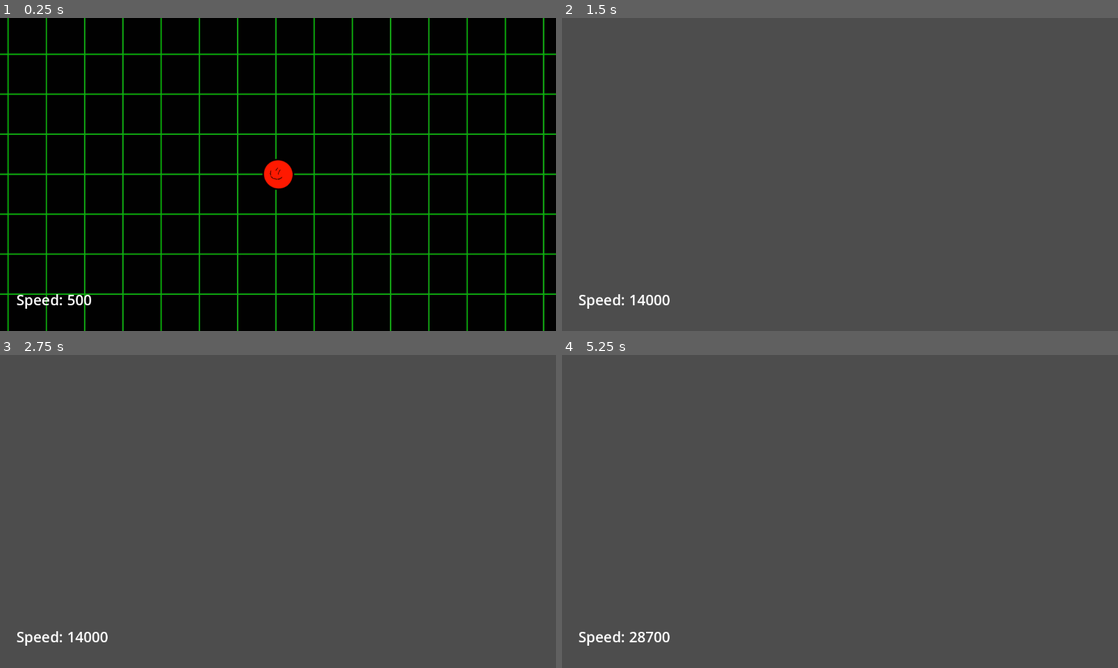
Above: before the commit, frames 1-4 (two rows, left to right).
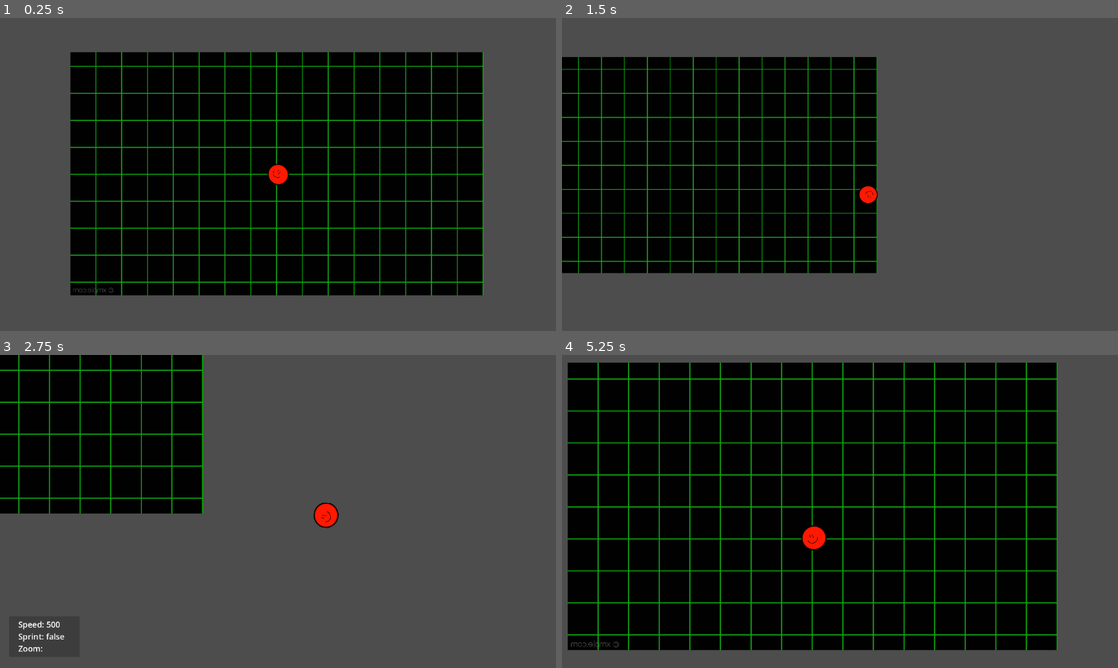
Above: after the commit, the same moments.

Repository: Beemp3-dev/top-down-game
Game: Godot game, scene res://Game.tscn
The game is run twice, just before and just after one commit, with the same random seed, the same clock (stepped at 60 frames per second) and the same inputs.
Inputs (mouse positions are in pixels of both pictures, inside the frame that each line leads up to):
- Up to frame 1 (0.25 s): no input
- Up to frame 2 (1.5 s): tap Enter at 0.5 s; move the mouse to (962, 158) at 0.52 s; hold D (right) 0.53-1.28 s; hold Shift (sprint) 0.53-1.28 s; tap Mouse wheel down (scroll down, bound only after the commit) at 0.8, 1.35 s; move the mouse to (728, 190) at 1.27 s; hold S (down) from 1.28 s (still down)
- Up to frame 3 (2.75 s): tap Mouse wheel up (scroll up, bound only after the commit) at 1.55, 2.1 s; move the mouse to (333, 442) at 2.02 s; release S (down) at 2.03 s; hold D (right) from 2.03 s (still down); tap Tab (toggle info, bound only after the commit) at 2.3 s
- Up to frame 4 (5.25 s): move the mouse to (812, 574) at 2.77 s; release D (right) at 2.78 s; hold W (up) 2.78-3.53 s; tap Tab (toggle info, bound only after the commit) at 2.85 s; tap Shift (sprint) at 3.05 s; move the mouse to (1006, 558) at 3.52 s; hold Shift (sprint) 3.53-4.28 s; hold A (left) 3.53-5.03 s; tap Mouse wheel down (scroll down, bound only after the commit) at 3.8, 4.35 s; move the mouse to (673, 464) at 4.27 s; tap Mouse wheel up (scroll up, bound only after the commit) at 4.55, 5.1 s; move the mouse to (867, 511) at 5.02 s; hold S (down) from 5.03 s (still down)

The runs differ from the first frame. In frame 1, 52% of the frame differs, in the area x 0-100%, y 0-100%; in frame 2, 39%; in frame 3, 19%; in frame 4, 81%, in the area x 1-90%, y 2-95%.

Commit message:
added zoom, infochart, finished sprinting, and refined gamepad controls

Diff:
--- a/Game.tscn
+++ b/Game.tscn
@@ -1,15 +1,25 @@
-[gd_scene load_steps=7 format=3 uid="uid://85exjavna63y"]
+[gd_scene load_steps=10 format=3 uid="uid://85exjavna63y"]
 
 [ext_resource type="Texture2D" uid="uid://1qcn1x1bukst" path="res://grids-neon-green-aesthetic-0ssuffio4ucj9o0x.jpg" id="1_u44n3"]
 [ext_resource type="Script" uid="uid://be1trbsiaigrg" path="res://player.gd" id="2_sb48q"]
 [ext_resource type="Texture2D" uid="uid://caybwa21g4d8l" path="res://Player.png" id="3_t88pq"]
 [ext_resource type="Script" uid="uid://dqkgg1es1clrj" path="res://info chart.gd" id="4_sb48q"]
+[ext_resource type="Script" uid="uid://bbvne0diyttkt" path="res://camera zoom.gd" id="4_t88pq"]
 
 [sub_resource type="CircleShape2D" id="CircleShape2D_r0x5m"]
 radius = 33.0606
 
 [sub_resource type="LabelSettings" id="LabelSettings_t88pq"]
 font_size = 30
+shadow_size = 0
+
+[sub_resource type="Gradient" id="Gradient_t88pq"]
+offsets = PackedFloat32Array(0)
+colors = PackedColorArray(0.172833, 0.172833, 0.172833, 0.466667)
+
+[sub_resource type="GradientTexture2D" id="GradientTexture2D_r0x5m"]
+gradient = SubResource("Gradient_t88pq")
+fill_from = Vector2(0, 1)
 
 [node name="Node2D" type="Node2D"]
 
@@ -28,17 +38,31 @@
 texture = ExtResource("3_t88pq")
 
 [node name="Camera2D" type="Camera2D" parent="Player"]
+zoom = Vector2(0.675, 0.675)
 position_smoothing_enabled = true
 position_smoothing_speed = 3.5
+script = ExtResource("4_t88pq")
 
 [node name="CanvasLayer" type="CanvasLayer" parent="."]
 
 [node name="Label" type="Label" parent="CanvasLayer"]
-offset_left = 34.0
-offset_top = 562.0
-offset_right = 167.0
-offset_bottom = 626.0
+offset_left = 38.0
+offset_top = 546.0
+offset_right = 171.0
+offset_bottom = 678.0
+scale = Vector2(0.554303, 0.554303)
 mouse_default_cursor_shape = 2
-text = "speed"
+text = "Speed:
+Sprint:
+Zoom:"
 label_settings = SubResource("LabelSettings_t88pq")
 script = ExtResource("4_sb48q")
+
+[node name="TextureRect" type="TextureRect" parent="CanvasLayer/Label"]
+show_behind_parent = true
+layout_mode = 0
+offset_left = -35.0
+offset_top = -9.0
+offset_right = 230.0
+offset_bottom = 142.0
+texture = SubResource("GradientTexture2D_r0x5m")
--- /dev/null
+++ b/camera zoom.gd
@@ -0,0 +1,15 @@
+extends Camera2D
+
+const maxzoom = 1.2
+const minzoom = 0.6
+
+func _process(_delta: float) -> void:
+	if Input.is_action_just_pressed("scroll up"):
+		zoom += Vector2(0.1, 0.1)
+	elif Input.is_action_just_pressed("scroll down"):
+		zoom -= Vector2(0.1, 0.1)
+
+	if zoom > Vector2(maxzoom, maxzoom):
+		zoom = Vector2(maxzoom, maxzoom)
+	elif zoom < Vector2(minzoom, minzoom):
+		zoom = Vector2(minzoom, minzoom)
--- a/info chart.gd
+++ b/info chart.gd
@@ -1,6 +1,17 @@
 extends Label
 
+var toggleinfo = false
 @onready var label: Label = $"."
 
 func _process(_delta: float) -> void:
-	label.text = ("Speed: " + str(Player.speed))
+	label.text = (
+	"Speed: " + str(Player.speed) + "
+	Sprint: " + str(Input.is_action_pressed("sprint")) + "
+	Zoom: ")
+
+	if Input.is_action_just_pressed("toggle info"):
+		if toggleinfo == false:
+			toggleinfo = true
+		elif toggleinfo == true:
+			toggleinfo = false
+	visible = toggleinfo
--- a/player.gd
+++ b/player.gd
@@ -1,15 +1,14 @@
 extends CharacterBody2D
 
 var speed = 500
-var sprint = 0
+var sprint = 300
 func _physics_process(_delta):
-	speed += sprint
 	if Input.is_action_pressed("sprint"):
-		sprint = 300
+		speed = 500
+		speed += sprint
 	else:
-		sprint = 0
-	@warning_ignore("shadowed_variable_base_class")
-	var velocity = Vector2.ZERO
+		speed = 500
+	velocity = Vector2.ZERO
 	velocity.x = Input.get_action_strength("right") - Input.get_action_strength("left")
 	velocity.y = Input.get_action_strength("down") - Input.get_action_strength("up")
 	velocity = velocity.normalized() * speed
--- a/project.godot
+++ b/project.godot
@@ -28,28 +28,24 @@
 up={
 "deadzone": 0.2,
 "events": [Object(InputEventKey,"resource_local_to_scene":false,"resource_name":"","device":-1,"window_id":0,"alt_press …(192 unchanged characters)…
-, Object(InputEventKey,"resource_local_to_scene":false,"resource_name":"","device":-1,"window_id":0,"alt_pressed":false,"shift_pressed":false,"ctrl_pressed":false,"meta_pressed":false,"pressed":false,"keycode":0,"physical_keycode":4194320,"key_label":0,"unicode":0,"location":0,"echo":false,"script":null)
 , Object(InputEventJoypadMotion,"resource_local_to_scene":false,"resource_name":"","device":-1,"axis":1,"axis_value":-1.0,"script":null)
 ]
 }
 down={
 "deadzone": 0.2,
 "events": [Object(InputEventKey,"resource_local_to_scene":false,"resource_name":"","device":-1,"window_id":0,"alt_press …(192 unchanged characters)…
-, Object(InputEventKey,"resource_local_to_scene":false,"resource_name":"","device":-1,"window_id":0,"alt_pressed":false,"shift_pressed":false,"ctrl_pressed":false,"meta_pressed":false,"pressed":false,"keycode":0,"physical_keycode":4194322,"key_label":0,"unicode":0,"location":0,"echo":false,"script":null)
 , Object(InputEventJoypadMotion,"resource_local_to_scene":false,"resource_name":"","device":-1,"axis":1,"axis_value":1.0,"script":null)
 ]
 }
 left={
 "deadzone": 0.2,
 "events": [Object(InputEventKey,"resource_local_to_scene":false,"resource_name":"","device":-1,"window_id":0,"alt_press …(191 unchanged characters)…
-, Object(InputEventKey,"resource_local_to_scene":false,"resource_name":"","device":-1,"window_id":0,"alt_pressed":false,"shift_pressed":false,"ctrl_pressed":false,"meta_pressed":false,"pressed":false,"keycode":0,"physical_keycode":4194319,"key_label":0,"unicode":0,"location":0,"echo":false,"script":null)
 , Object(InputEventJoypadMotion,"resource_local_to_scene":false,"resource_name":"","device":-1,"axis":0,"axis_value":-1.0,"script":null)
 ]
 }
 right={
 "deadzone": 0.2,
 "events": [Object(InputEventKey,"resource_local_to_scene":false,"resource_name":"","device":-1,"window_id":0,"alt_press …(192 unchanged characters)…
-, Object(InputEventKey,"resource_local_to_scene":false,"resource_name":"","device":-1,"window_id":0,"alt_pressed":false,"shift_pressed":false,"ctrl_pressed":false,"meta_pressed":false,"pressed":false,"keycode":0,"physical_keycode":4194321,"key_label":0,"unicode":0,"location":0,"echo":false,"script":null)
 , Object(InputEventJoypadMotion,"resource_local_to_scene":false,"resource_name":"","device":-1,"axis":0,"axis_value":1.0,"script":null)
 ]
 }
@@ -60,6 +56,26 @@
 , Object(InputEventJoypadButton,"resource_local_to_scene":false,"resource_name":"","device":-1,"button_index":7,"pressure":0.0,"pressed":false,"script":null)
 ]
 }
+"scroll up"={
+"deadzone": 0.2,
+"events": [Object(InputEventMouseButton,"resource_local_to_scene":false,"resource_name":"","device":-1,"window_id":0,"alt_pressed":false,"shift_pressed":false,"ctrl_pressed":false,"meta_pressed":false,"button_mask":0,"position":Vector2(0, 0),"global_position":Vector2(0, 0),"factor":1.0,"button_index":4,"canceled":false,"pressed":false,"double_click":false,"script":null)
+, Object(InputEventKey,"resource_local_to_scene":false,"resource_name":"","device":-1,"window_id":0,"alt_pressed":false,"shift_pressed":false,"ctrl_pressed":false,"meta_pressed":false,"pressed":false,"keycode":0,"physical_keycode":4194320,"key_label":0,"unicode":0,"location":0,"echo":false,"script":null)
+, Object(InputEventJoypadButton,"resource_local_to_scene":false,"resource_name":"","device":-1,"button_index":10,"pressure":0.0,"pressed":false,"script":null)
+]
+}
+"scroll down"={
+"deadzone": 0.2,
+"events": [Object(InputEventMouseButton,"resource_local_to_scene":false,"resource_name":"","device":-1,"window_id":0,"alt_pressed":false,"shift_pressed":false,"ctrl_pressed":false,"meta_pressed":false,"button_mask":0,"position":Vector2(0, 0),"global_position":Vector2(0, 0),"factor":1.0,"button_index":5,"canceled":false,"pressed":false,"double_click":false,"script":null)
+, Object(InputEventKey,"resource_local_to_scene":false,"resource_name":"","device":-1,"window_id":0,"alt_pressed":false,"shift_pressed":false,"ctrl_pressed":false,"meta_pressed":false,"pressed":false,"keycode":0,"physical_keycode":4194322,"key_label":0,"unicode":0,"location":0,"echo":false,"script":null)
+, Object(InputEventJoypadButton,"resource_local_to_scene":false,"resource_name":"","device":-1,"button_index":9,"pressure":0.0,"pressed":false,"script":null)
+]
+}
+"toggle info"={
+"deadzone": 0.2,
+"events": [Object(InputEventKey,"resource_local_to_scene":false,"resource_name":"","device":-1,"window_id":0,"alt_pressed":false,"shift_pressed":false,"ctrl_pressed":false,"meta_pressed":false,"pressed":false,"keycode":0,"physical_keycode":4194306,"key_label":0,"unicode":0,"location":0,"echo":false,"script":null)
+, Object(InputEventJoypadButton,"resource_local_to_scene":false,"resource_name":"","device":-1,"button_index":20,"pressure":0.0,"pressed":false,"script":null)
+]
+}
 
 [rendering]
 
Not shown, added: camera zoom.gd.uid
